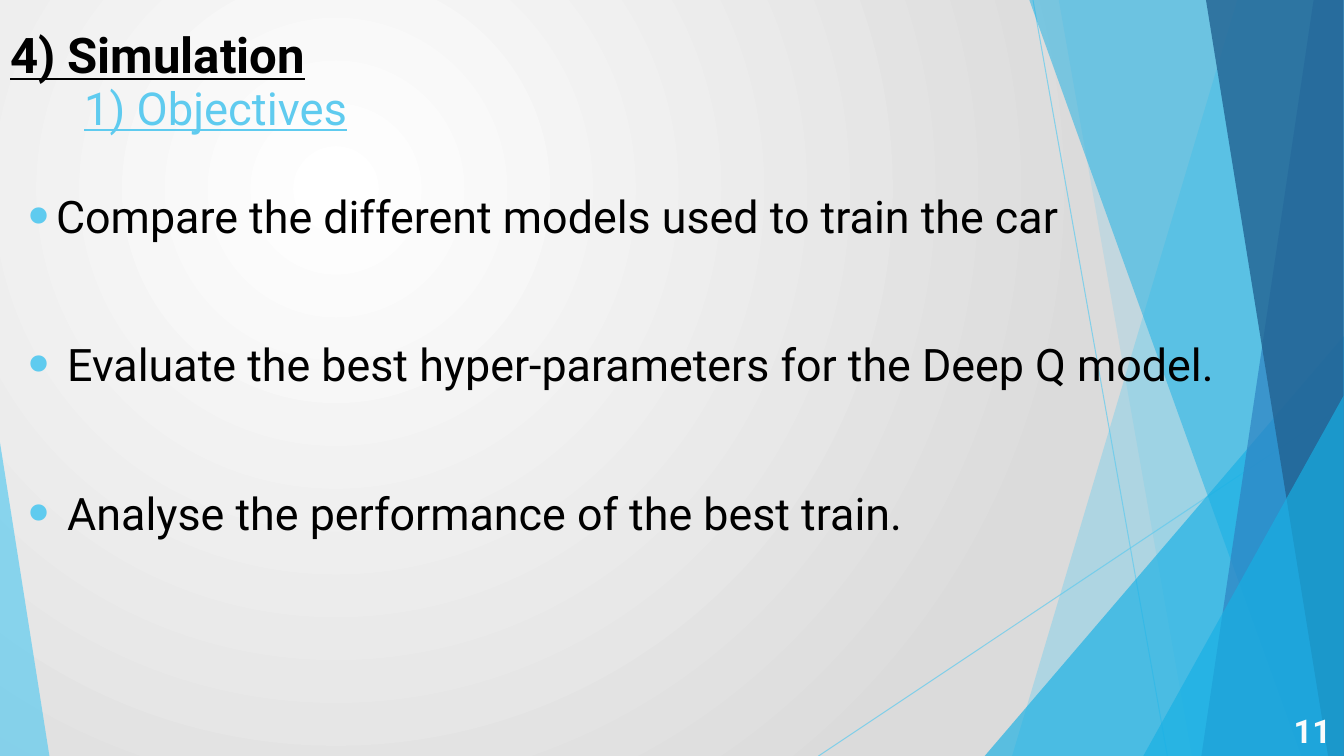
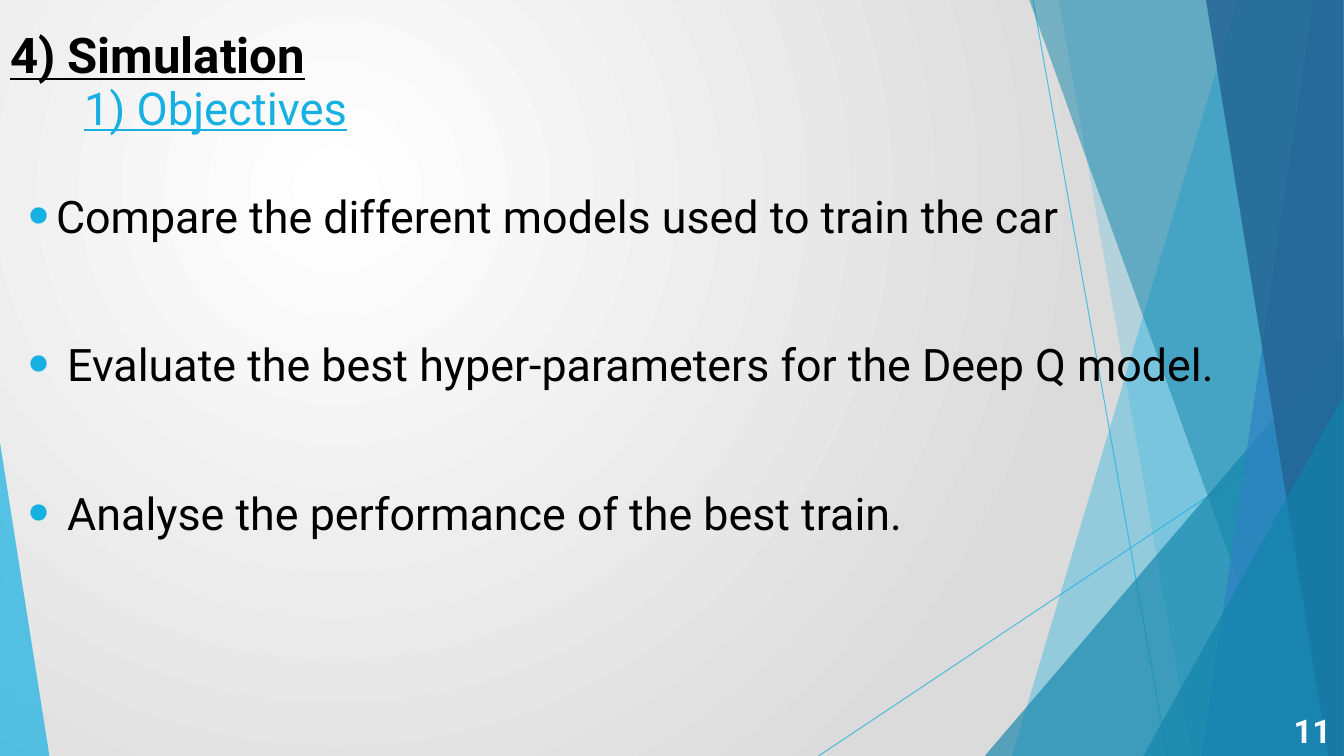
Before and after one commit to GeckSpy/EP-trajectory-optimisation, a slide deck: slide 21 of Return/Project Presentation.pptx. Drawn at 1344x756 pixels with LibreOffice and Linux fonts; fonts in the diff are those of the drawing. Boxes give left, top, right and bottom in pixels: in the first picture for what was removed or moved away, otherwise in the second. Text is boxed around its words. In the diff, an @@ line names an element or a change of style, - is before the commit and + after.

```diff
--- a/Return/Project Presentation.pptx
+++ b/Return/Project Presentation.pptx
@@ freeform shape at bbox=[1012, 0, 1344, 756]: fill #5FCBEF at 36% opacity to #16B0E3 at 36% opacity @@
@@ freeform shape at bbox=[1029, 0, 1344, 756]: fill #17B0E4 at 50% opacity to #1084AA at 50% opacity @@
@@ line (1033, 0) - (1168, 756): stroke #5FCBEF 0.75 pt to #16B0E3 0.75 pt @@
@@ freeform shape at bbox=[1059, 0, 1344, 756]: fill #5FCBEF at 20% opacity to #16B0E3 at 20% opacity @@
@@ text "1) Objectives" at bbox=[84, 89, 347, 135]: text colour #5FCBEF to #16B0E3 @@
@@ text "∙Compare the different models used ..." at bbox=[56, 199, 1214, 540]: text colour #5FCBEF to #16B0E3 in "∙Compare", "∙", "∙" @@
@@ triangle at bbox=[985, 336, 1344, 756]: fill #17B0E4 at 66% opacity to #1084AA at 66% opacity @@
@@ line (1344, 406) - (819, 756): stroke #5FCBEF 0.75 pt to #16B0E3 0.75 pt @@
@@ triangle at bbox=[1143, 396, 1344, 756]: fill #17B0E4 at 66% opacity to #1084AA at 66% opacity @@
@@ triangle at bbox=[0, 443, 49, 756]: fill #5FCBEF at 70% opacity to #16B0E3 at 70% opacity @@
```
Also in this commit, not shown: 30 other slides changed.
